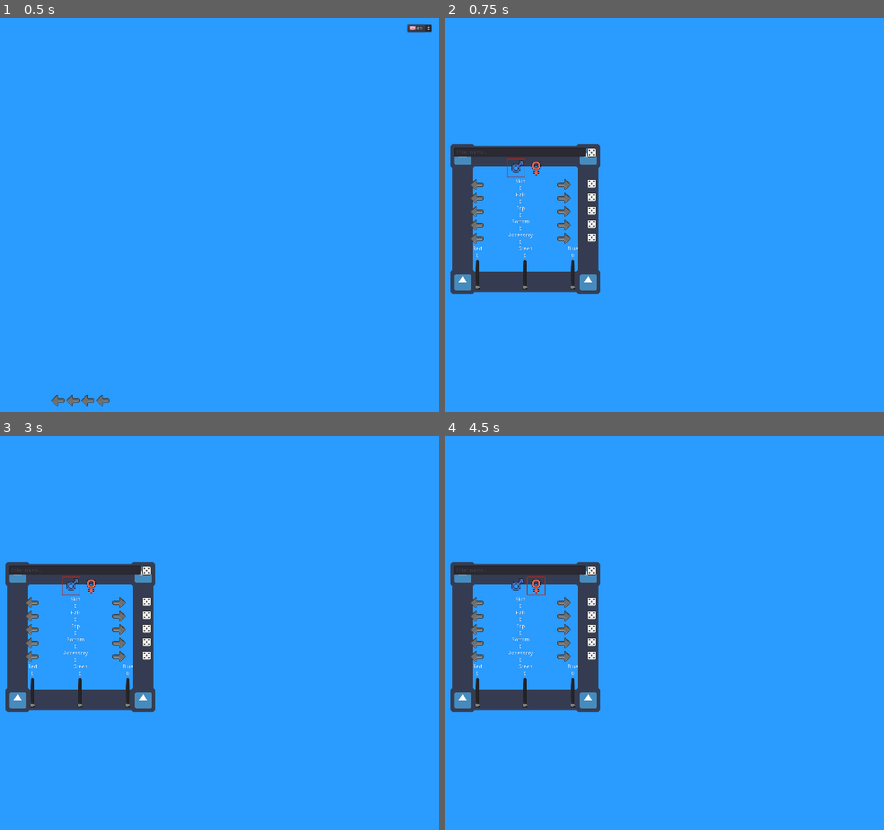
Above: before the commit, frames 1-4 (two rows, left to right).
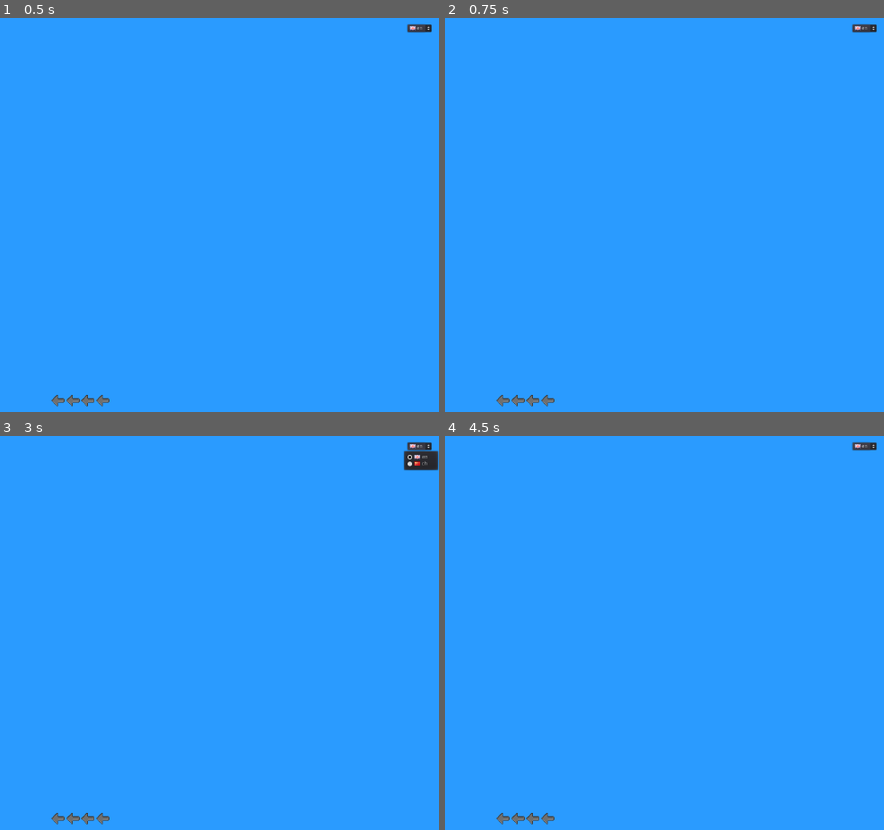
Above: after the commit, the same moments.

Repository: SabreOfWinter/Live-Over-The-Hills
Game: Godot game, scene res://menus/splash/splash.tscn
Same seed, same stepped clock (60 frames per second), same inputs: the game is played once before the commit and once after it. The engine's default icon, where the game draws it, is replaced by a stand-in: a white triangle on a blue panel in a dark square.
Inputs (mouse positions are in pixels of both pictures, inside the frame that each line leads up to):
- Up to frame 1 (0.5 s): no input
- Up to frame 2 (0.75 s): click (502, 400) at 0.5 s
- Up to frame 3 (3 s): click (57, 818) at 1.27 s; click (144, 569) at 2.02 s; click (421, 447) at 2.75 s, where only the run after the commit has a clickable "en"
- Up to frame 4 (4.5 s): click (515, 585) at 3.52 s; click (537, 585) at 4.27 s

Frame 1 is identical in both runs. In frame 2, 7.2% of the frame differs, in the area x 1-99%, y 1-99%; in frame 3, 7.6%, in the area x 1-100%, y 1-99%; in frame 4, 7.2%.
Error after the commit: Parse Error: The method "_create_save_game_list" isn't declared in the current class. (res://menus/main/main.gd:41)

Commit message:
Load game - Check for files function

Diff:
--- a/menus/main/main.gd
+++ b/menus/main/main.gd
@@ -22,6 +22,25 @@
 func load_player_save_cards():
 	save_game_list = []
 
+	check_for_files()
 
+#Checks the user path to find all the save files stored in the folder, it will then create an array for that file's name and date of last save to then be stored in the array SaveGameList
+func check_for_files():
+	var path = "user://save_games/"
+	var dir = Directory.new()
+	if dir.open(path) == OK:
+		dir.list_dir_begin()
+		var file_name = dir.get_next()
+		var i = 0
+		while (file_name != ""):
+			if dir.current_is_dir():
+				pass
+			else:
+				i = i+1
+				#Function for adding nodes with file_name as arg
+				_create_save_game_list(i,file_name)
+			file_name = dir.get_next()
+	else:
+		print("An error occurred when trying to access the path.")
 
 #SETTINGS
